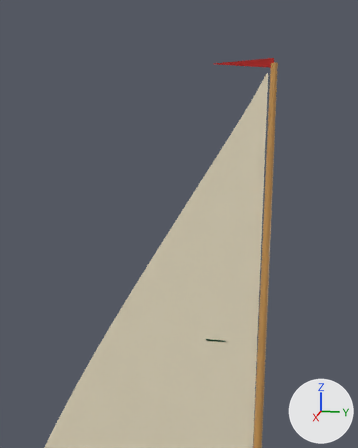
What one commit did to the glTF model art/boats/jolly-boat.glb.
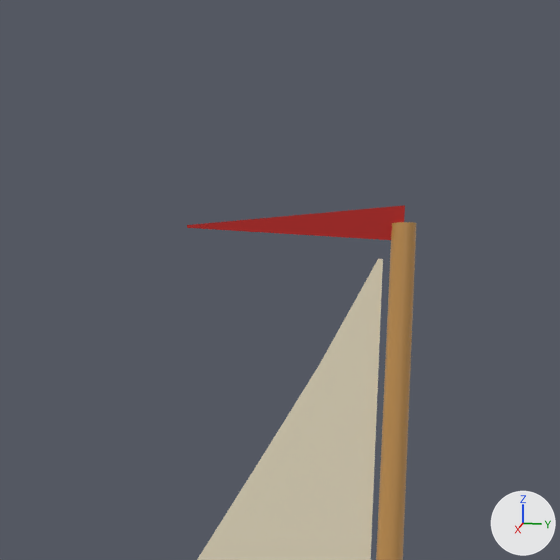
There are two pictures of each version: one from a 50 mm camera at (3.89, 1.01, 5.95) aimed at (0.41, 0.32, 5.08), one close up on the part from 45% to 89% of the width and 0% to 35% of the height. Lighting does not change. The marker at lower right points along +X, +Y and +Z. The first two pictures are the older version. Where no turn or scale is listed for an object, it has been applied to the vertices.

Names of what the first close-up shows: 'mast', 'pennant', 'sail'.
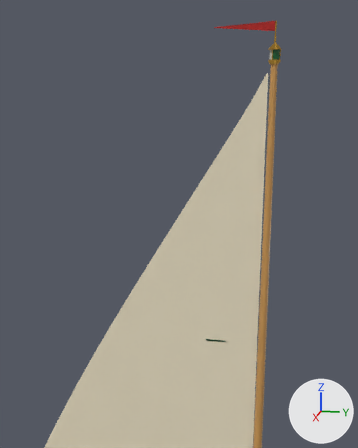
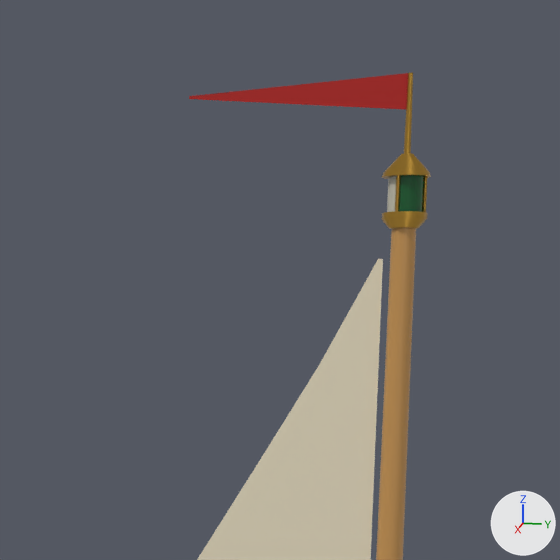
What changed in the scene script:
```text
Add mat_glass:
    mat_glass = bpy.data.materials.new('glass')
    mat_glass.use_nodes = True; mat_glass.node_tree.nodes.clear()
    _N = mat_glass.node_tree.nodes; _L = mat_glass.node_tree.links
    n0 = _N.new('ShaderNodeBsdfPrincipled'); n0.name = 'Principled BSDF'
    n0.inputs[2].default_value = 0.15  # 'Roughness'
    n1 = _N.new('ShaderNodeOutputMaterial'); n1.name = 'Material Output'
    n2 = _N.new('ShaderNodeVertexColor'); n2.name = 'Color Attribute'
    _L.new(n0.outputs[0], n1.inputs[0])  # 'BSDF' to 'Surface'
    _L.new(n2.outputs[0], n0.inputs[0])  # 'Color' to 'Base Color'
Add mat_brass:
    mat_brass = principled_material('brass')
    mat_brass.base_color = (0.604, 0.342, 0.055)  # orange #cc9e42
    mat_brass.metallic = 0.9
    mat_brass.roughness = 0.3
Add me_mesh_7_1:
    me_mesh_7_1.from_pydata(...)  # 196 vertices, 280 faces; spans x -0.05..0.05, y -0.05..0.05, z -0.065..0.235
    # faces by material slot: [216, 64]
    me_mesh_7_1.materials.append(mat_brass)  # orange #cc9e42
    me_mesh_7_1.materials.append(mat_glass)
Change ob_pennant:
    ob_pennant.location: (0.0, 0.95, 6.23) -> (0.0, 0.95, 6.485)
Add ob_tricolour:
    ob_tricolour = bpy.data.objects.new('tricolour', me_mesh_7_1)
    ob_tricolour.location = (0.0, 0.95, 6.285)
```

What differs and where, as boxes [x1, y1, x2, y2] in the close-ups (560 x 560 px):
'pennant', moved: before [187, 205, 405, 240]; after [189, 73, 408, 110]
'tricolour', added: after [381, 72, 431, 229]
    faces in mat_brass (orange #cc9e42): [381, 72, 431, 229]
    faces in mat_glass: [387, 175, 424, 212]
